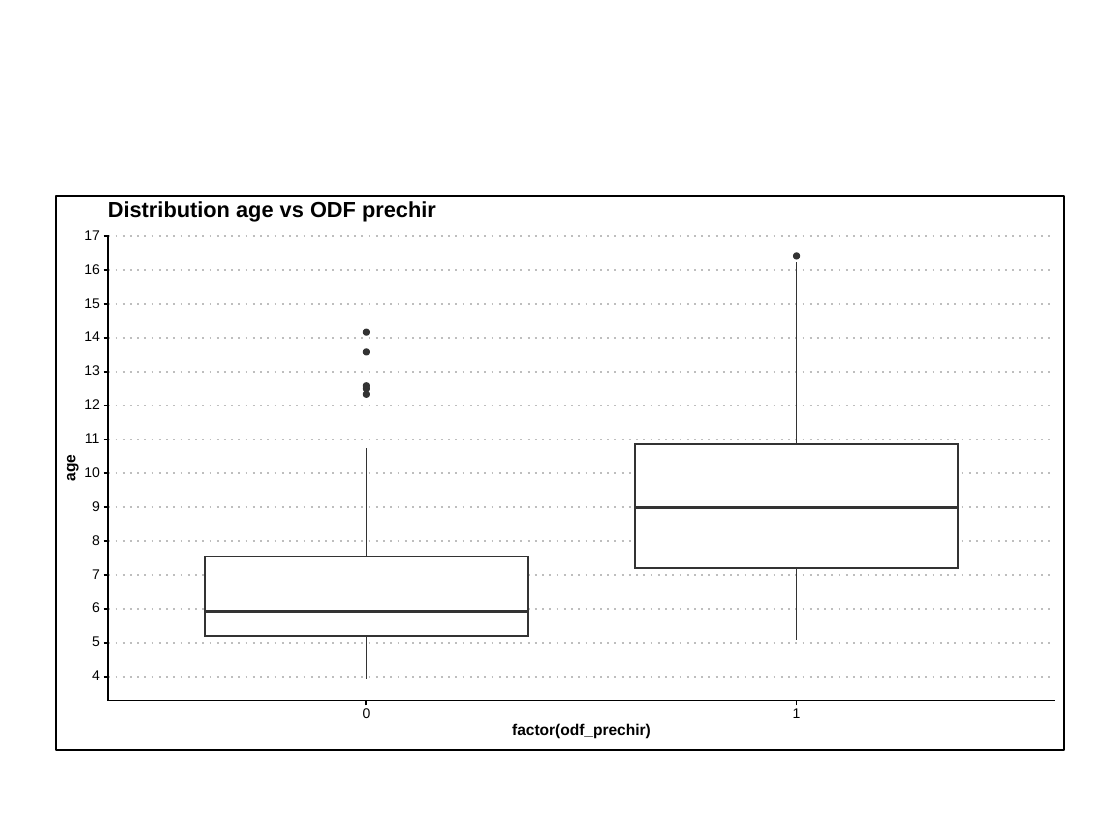
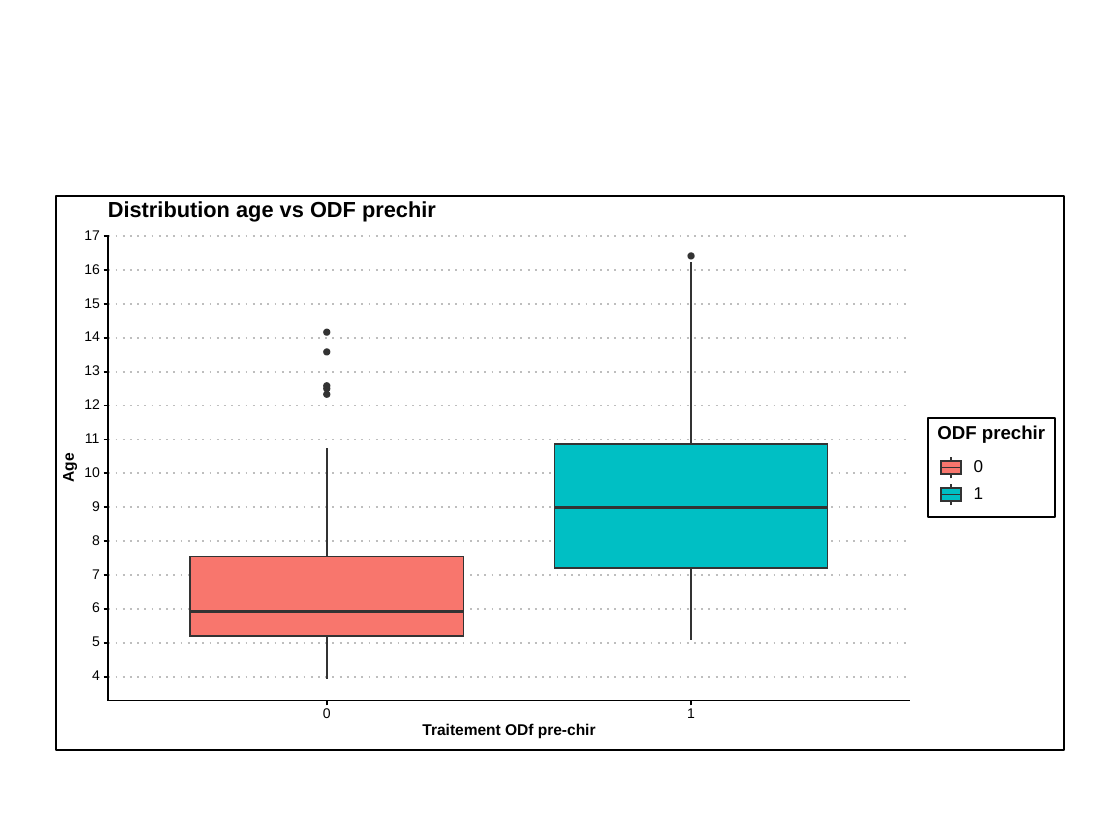
Before and after one commit to FrancescoMonti-source/theses_internes, a slide deck: slide 1 of jenny_CMF/graphs/Boxplot age vs ODF prechir.pptx. Drawn at 1120x840 pixels with LibreOffice and Linux fonts; fonts in the diff are those of the drawing. Boxes give left, top, right and bottom in pixels: in the first picture for what was removed or moved away, otherwise in the second. Text is boxed around its words. In the diff, an @@ line names an element or a change of style, - is before the commit and + after.

```diff
--- a/jenny_CMF/graphs/Boxplot age vs ODF prechir.pptx
+++ b/jenny_CMF/graphs/Boxplot age vs ODF prechir.pptx
@@ freeform shape: place and size @@
-freeform shape at <box>109,236,1055,236</box>
+freeform shape at <box>109,236,909,236</box>
@@ 3 freeform shapes, 1 text, 1 ellipse: place and size @@
-3 freeform shapes, 1 text, 1 ellipse at <box>793,253,801,718</box>
+3 freeform shapes, 1 text, 1 ellipse at <box>687,253,695,718</box>
@@ freeform shape: place and size @@
-freeform shape at <box>109,270,1055,270</box>
+freeform shape at <box>109,270,909,270</box>
@@ freeform shape: place and size @@
-freeform shape at <box>109,304,1055,304</box>
+freeform shape at <box>109,304,909,304</box>
@@ freeform shape: place and size @@
-freeform shape at <box>109,338,1055,338</box>
+freeform shape at <box>109,338,909,338</box>
@@ freeform shape: place and size @@
-freeform shape at <box>109,372,1055,372</box>
+freeform shape at <box>109,372,909,372</box>
@@ freeform shape: place and size @@
-freeform shape at <box>109,405,1055,405</box>
+freeform shape at <box>109,405,909,405</box>
@@ freeform shape: place and size @@
-freeform shape at <box>109,439,1055,439</box>
+freeform shape at <box>109,439,909,439</box>
@@ freeform shape: place and size @@
-freeform shape at <box>635,444,958,568</box>
+freeform shape at <box>554,444,828,568</box>
@@ freeform shape at <box>554,444,828,568</box>: fill #FFFFFF to #00BFC4 @@
@@ text at <box>60,455,77,482</box>: text changed @@
-age
+Age
@@ freeform shape: place and size @@
-freeform shape at <box>109,474,1055,474</box>
+freeform shape at <box>109,474,909,474</box>
@@ freeform shape: place and size @@
-freeform shape at <box>109,507,1055,507</box>
+freeform shape at <box>109,507,909,507</box>
@@ freeform shape: place and size @@
-freeform shape at <box>635,507,958,507</box>
+freeform shape at <box>554,507,828,507</box>
@@ group added at <box>928,418,1055,516</box>: 6 freeform shapes, 5 rectangles, 3 texts @@
+ODF prechir
+0
+1
@@ freeform shape: place and size @@
-freeform shape at <box>109,541,1055,541</box>
+freeform shape at <box>109,541,909,541</box>
@@ freeform shape: place and size @@
-freeform shape at <box>205,557,528,636</box>
+freeform shape at <box>190,557,464,636</box>
@@ freeform shape at <box>190,557,464,636</box>: fill #FFFFFF to #F8766D @@
@@ freeform shape: place and size @@
-freeform shape at <box>109,575,1055,575</box>
+freeform shape at <box>109,575,909,575</box>
@@ freeform shape: place and size @@
-freeform shape at <box>109,609,1055,609</box>
+freeform shape at <box>109,609,909,609</box>
@@ freeform shape: place and size @@
-freeform shape at <box>205,612,528,612</box>
+freeform shape at <box>190,612,464,612</box>
@@ freeform shape: place and size @@
-freeform shape at <box>109,643,1055,643</box>
+freeform shape at <box>109,643,909,643</box>
@@ freeform shape: place and size @@
-freeform shape at <box>109,676,1055,676</box>
+freeform shape at <box>109,676,909,676</box>
@@ freeform shape: place and size @@
-freeform shape at <box>109,701,1055,701</box>
+freeform shape at <box>109,701,909,701</box>
@@ 5 ellipses, 3 freeform shapes, 1 text: place and size @@
-5 ellipses, 3 freeform shapes, 1 text at <box>363,329,371,718</box>
+5 ellipses, 3 freeform shapes, 1 text at <box>323,329,331,718</box>
@@ text at <box>422,723,596,738</box>: text changed @@
-factor(odf_prechir)
+Traitement ODf pre-chir
```
Also in this commit, not shown: 17 other files.
